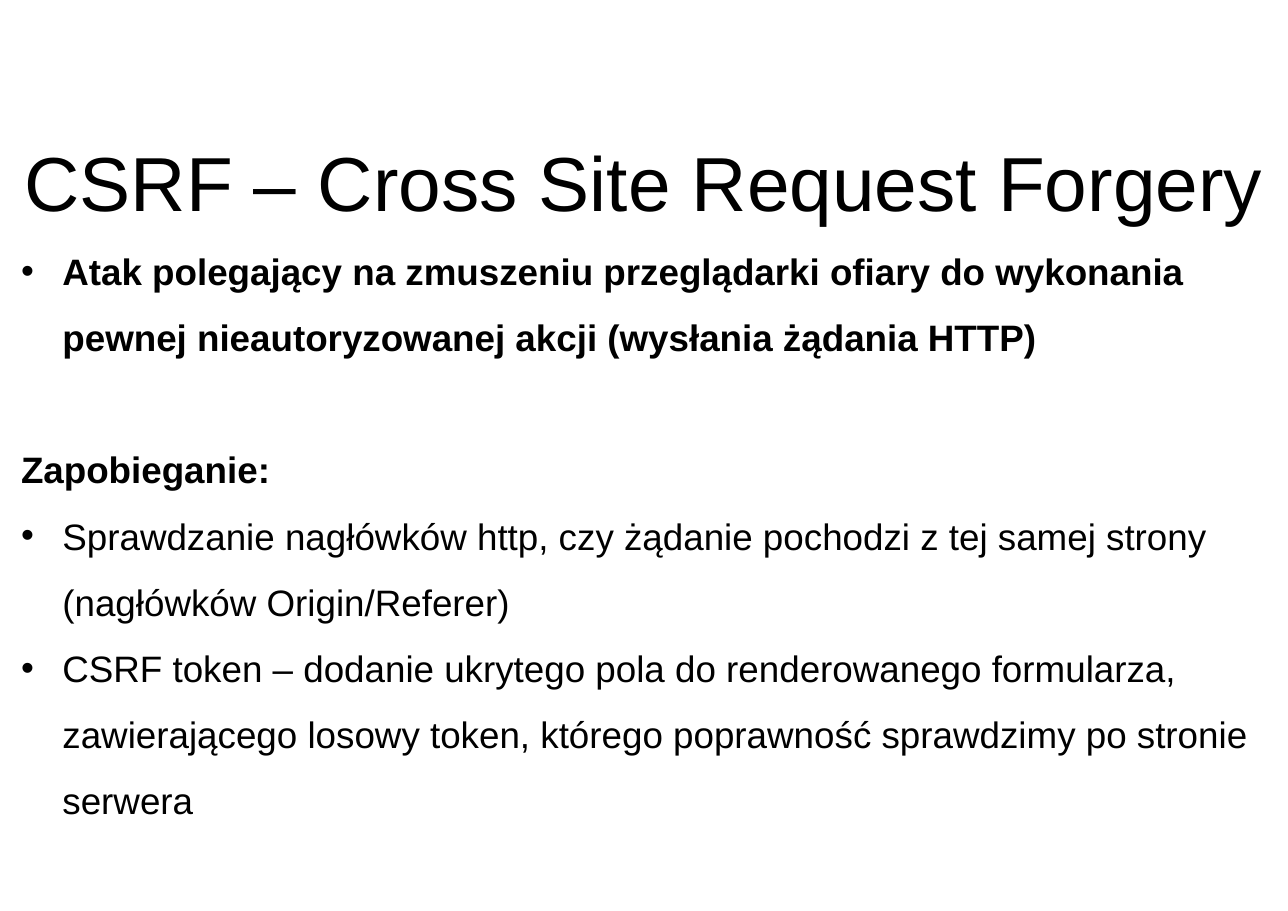
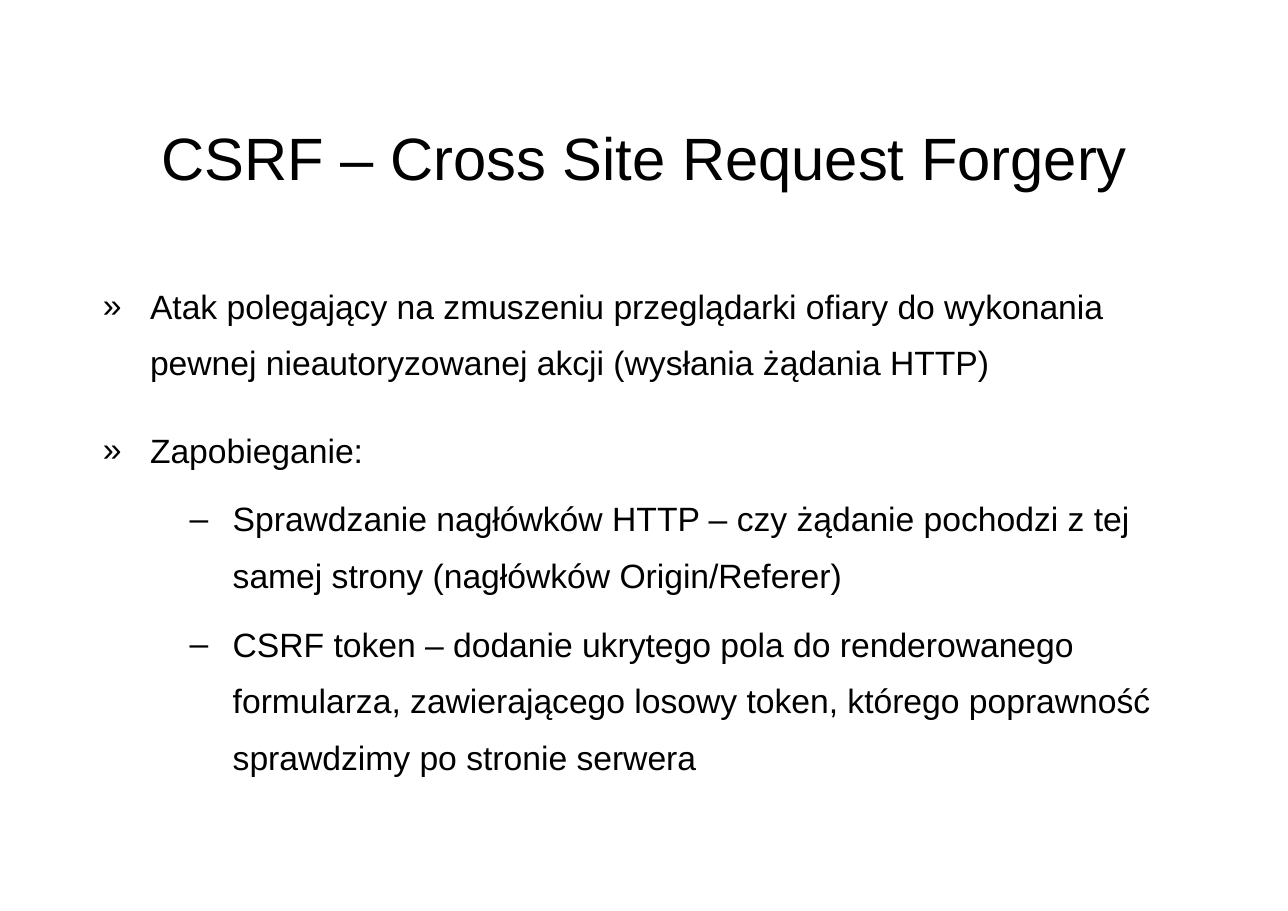
Before and after one commit to disconnect3d/websec_presentation, a slide deck: slide 8 of websec.ppt. Drawn at 1288x911 pixels with LibreOffice and Linux fonts; fonts in the diff are those of the drawing; background and template pictures are left out. Boxes give left, top, right and bottom in pixels: in the first picture for what was removed or moved away, otherwise in the second. Text is boxed around its words. In the diff, an @@ line names an element or a change of style, - is before the commit and + after.

Commit message:
PPT file cleanup & formatting

```diff
--- a/websec.ppt
+++ b/websec.ppt
@@ title "CSRF – Cross Site Request ..." moved from (x1=24, y1=155, x2=1262, y2=225) to (x1=161, y1=136, x2=1127, y2=192) @@
@@ title "CSRF – Cross Site Request ..." at (x1=161, y1=136, x2=1127, y2=192): size 50 to 39 pt @@
@@ text "Atak polegający na zmuszeniu przeglądarki ..." moved from (x1=21, y1=258, x2=1247, y2=815) to (x1=150, y1=294, x2=1150, y2=777) @@
@@ text at (x1=150, y1=294, x2=1150, y2=777): size 24 to 22 pt in "Atak polegający na zmuszeniu przeglądarki ofiary do ...", "Zapobieganie:", "CSRF token – dodanie ukrytego pola do ..."; bold off in "Atak polegający na zmuszeniu przeglądarki ofiary do ...", "Zapobieganie:"; bullet • to »; line spacing 1.5 to 1.4; more space between paragraphs; bullet none to »; bullet • to –; list level 1 to 2 in "CSRF token – dodanie ukrytego ..." @@
@@ text at (x1=233, y1=506, x2=1130, y2=595): text changed; size 24 to 22 pt @@
-• Sprawdzanie nagłówków http, czy żądanie pochodzi z tej samej strony (nagłówków Origin/Referer)
+  – Sprawdzanie nagłówków HTTP – czy żądanie pochodzi z tej samej strony (nagłówków Origin/Referer)
```
Also in this commit, not shown: 7 other slides changed, 1 slide added.
